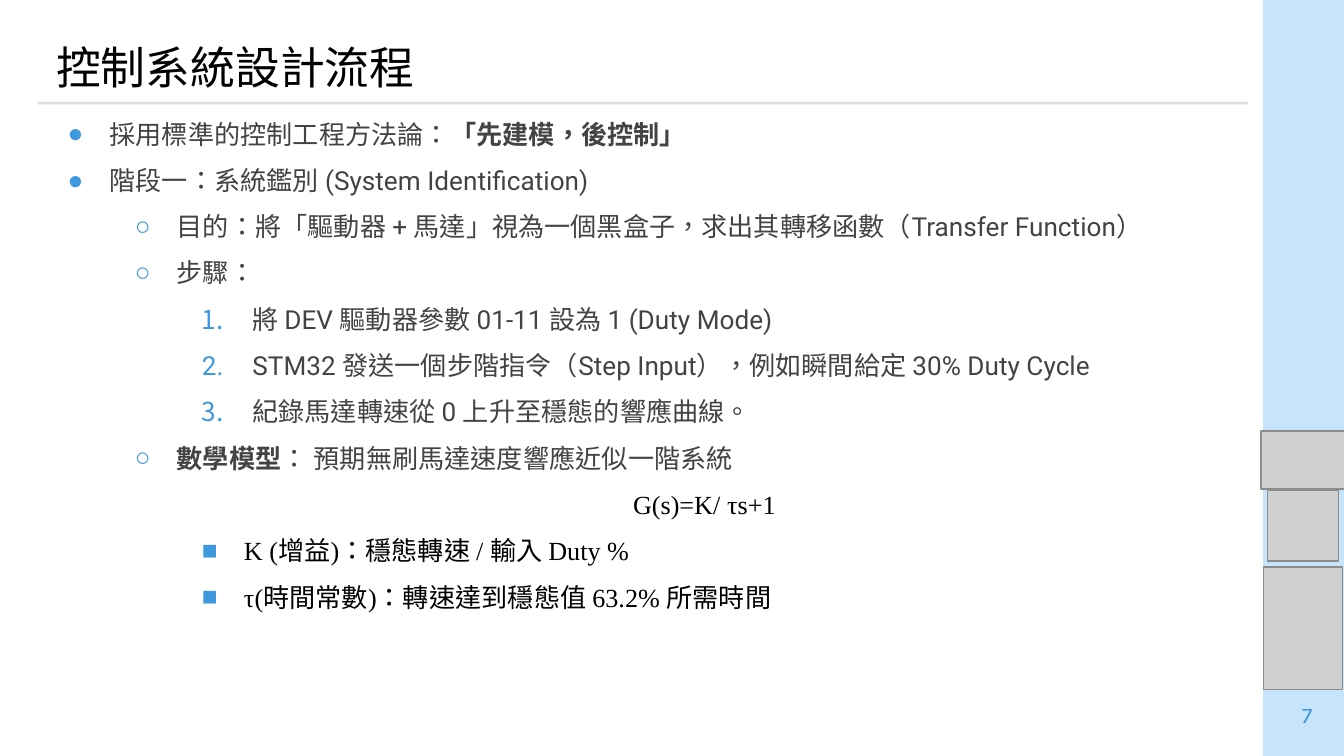
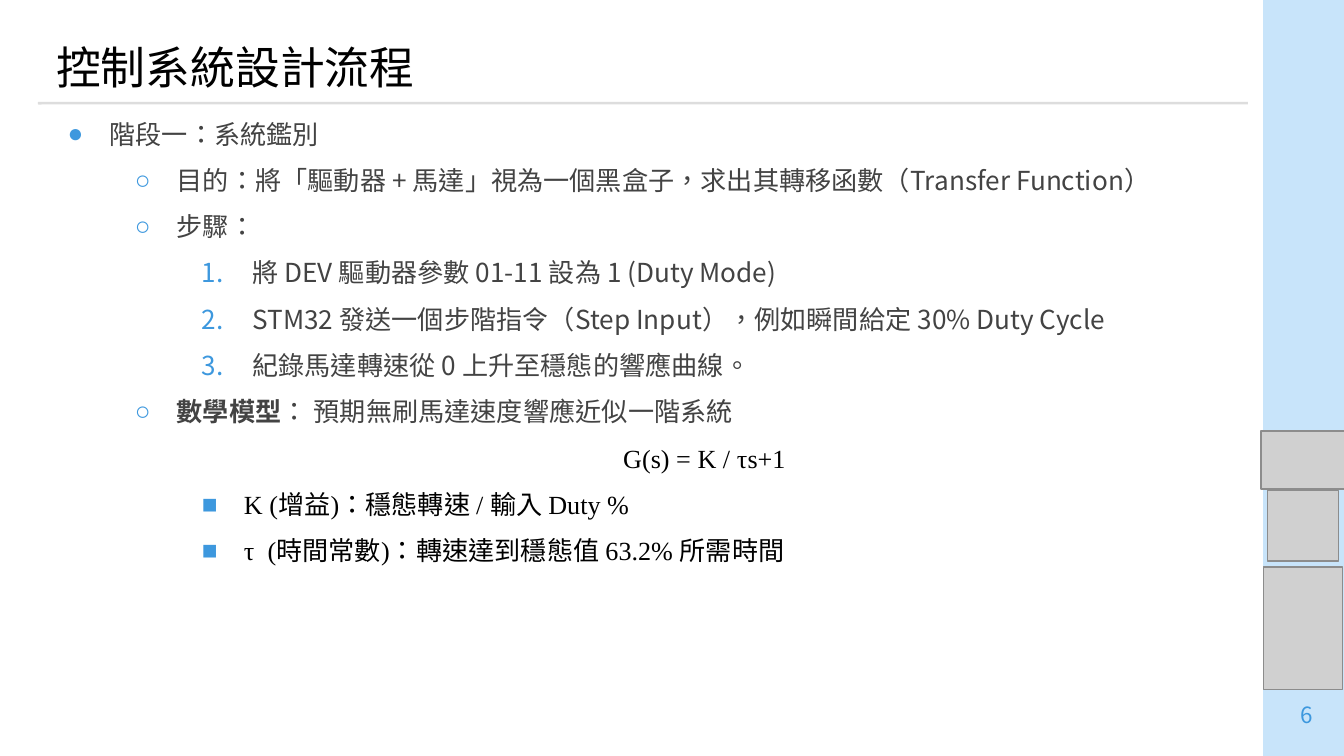
Before and after one commit to lego1002/lego_ws_in_RMML, a slide deck: slide 6 of meeting_ppt/meeting_report/20251229_lego.pptx (slide 7 before the commit). Drawn at 1344x756 pixels with LibreOffice and Linux fonts; fonts in the diff are those of the drawing; grey boxes stand for pictures. Boxes give left, top, right and bottom in pixels: in the first picture for what was removed or moved away, otherwise in the second. Text is boxed around its words. In the diff, an @@ line names an element or a change of style, - is before the commit and + after.

```diff
--- a/meeting_ppt/meeting_report/20251229_lego.pptx
+++ b/meeting_ppt/meeting_report/20251229_lego.pptx
@@ text at <box>110,122,319,146</box>: text changed; font Roboto to Noto Sans CJK SC @@
-● 採用標準的控制工程方法論：「先建模，後控制」
-● 階段一：系統鑑別 (System Identification)
+● 階段一：系統鑑別
@@ text at <box>177,168,1150,424</box>: font Roboto to Noto Sans CJK SC in "目的：將「驅動器 + 馬達」視為一個黑盒子，求出其轉移函數（Transfer Function）", "步驟：", "將 DEV 驅動器參數 01-11 設為 1 (Duty ...", "STM32 發送一個步階指令（Step Input），例如瞬間給定 30% Duty Cycle" and 2 more places @@
@@ text at <box>623,450,786,474</box>: spaces changed @@
-    G(s)=K/ τs+1
+    G(s) = K / τs+1
@@ text at <box>244,538,785,566</box>: spaces changed @@
-    ■ τ(時間常數)：轉速達到穩態值 63.2% 所需時間
+    ■ τ (時間常數)：轉速達到穩態值 63.2% 所需時間
@@ page number at <box>1300,706,1312,723</box>: text changed; font Karla to Noto Sans CJK SC @@
-7
+6
```
Also in this commit, not shown: 7 other slides changed, 1 slide removed.
